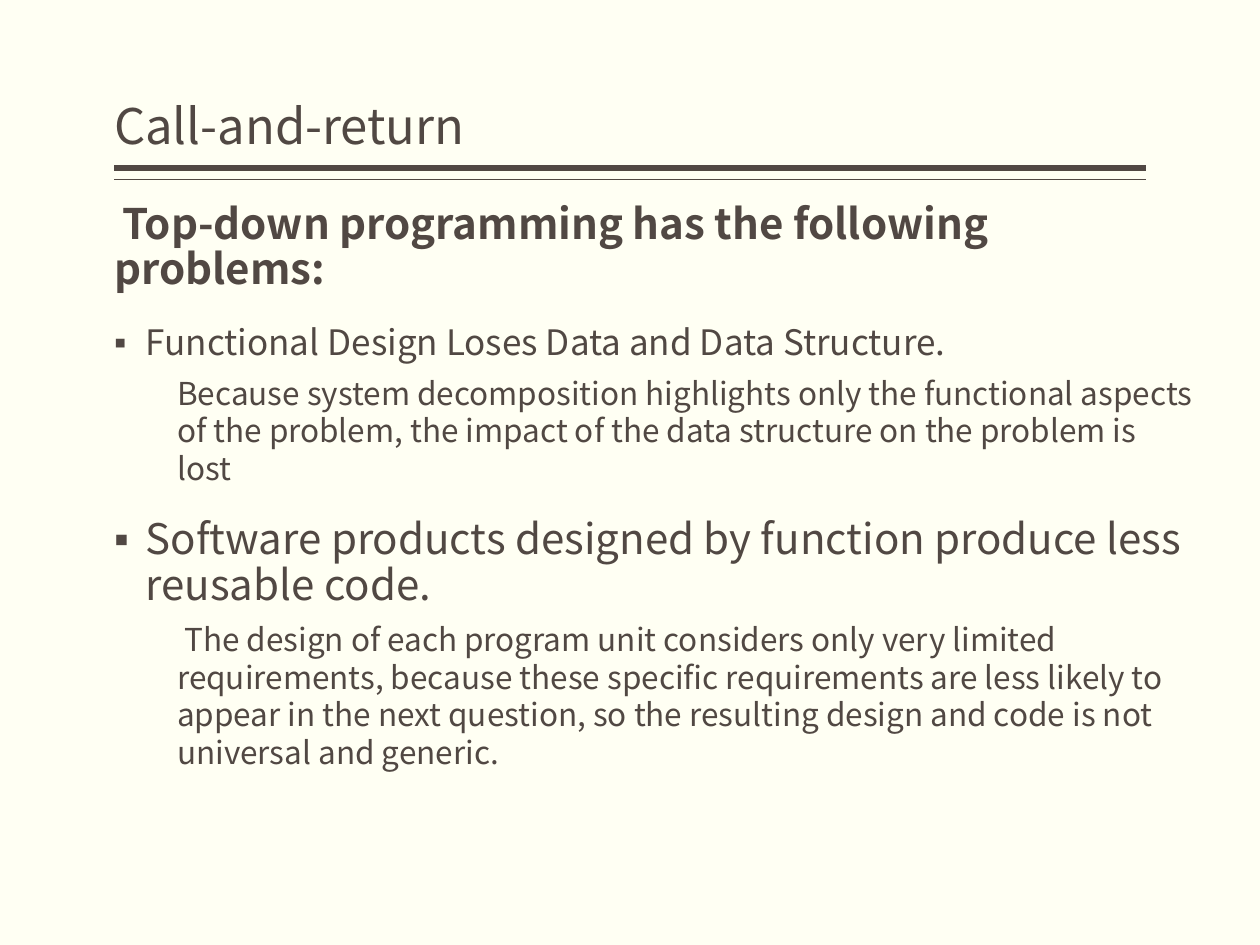
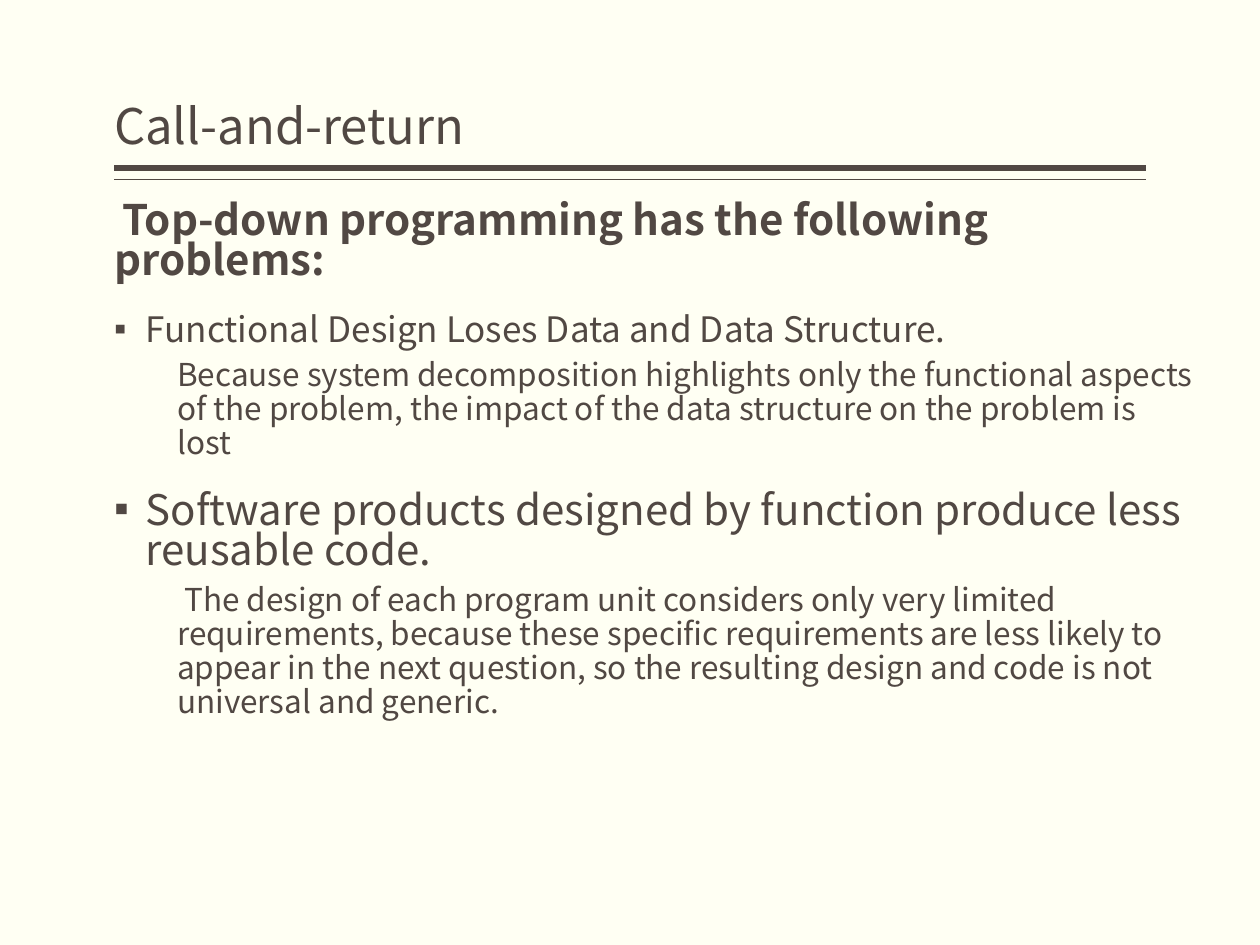
Before and after one commit to bonkboykz/jz81.github.io, a slide deck: slide 26 of course/sa/LectureNotes/(Spring2018)Lecture2.pptx. Drawn at 1260x945 pixels with LibreOffice and Linux fonts; fonts in the diff are those of the drawing. Boxes give left, top, right and bottom in pixels: in the first picture for what was removed or moved away, otherwise in the second. Text is boxed around its words. In the diff, an @@ line names an element or a change of style, - is before the commit and + after.

Commit message:
add lecture 3

```diff
--- a/course/sa/LectureNotes/(Spring2018)Lecture2.pptx
+++ b/course/sa/LectureNotes/(Spring2018)Lecture2.pptx
@@ text "Top-down programming has the following ..." at (x1=114, y1=201, x2=1192, y2=721): line spacing 0.9 to 0.8; line spacing 1 to 0.9 @@
```
Also in this commit, not shown: 1 other slide changed, 6 slides added, 1 other file.
